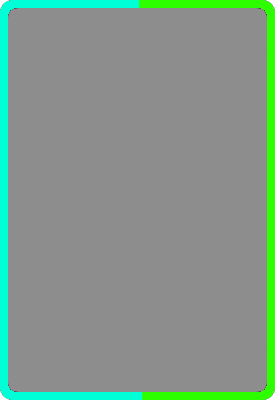
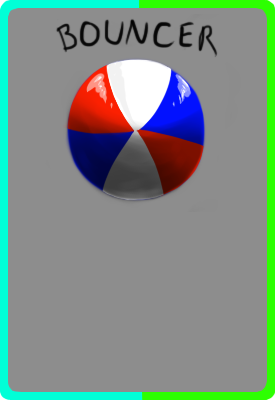
Before/after of a 275px x 400px layered artwork. What changed in the layer stack:
added layer "Layer15 copy" above "Layer 1" over [left=55, top=14, right=218, bottom=212]
painted on "Layer13" over [left=0, top=0, right=143, bottom=400]
painted on "Layer14" over [left=256, top=0, right=275, bottom=400]
hid "Layer1", painted on it over [left=0, top=0, right=275, bottom=400]
painted on "Layer2" over [left=0, top=0, right=275, bottom=400]
